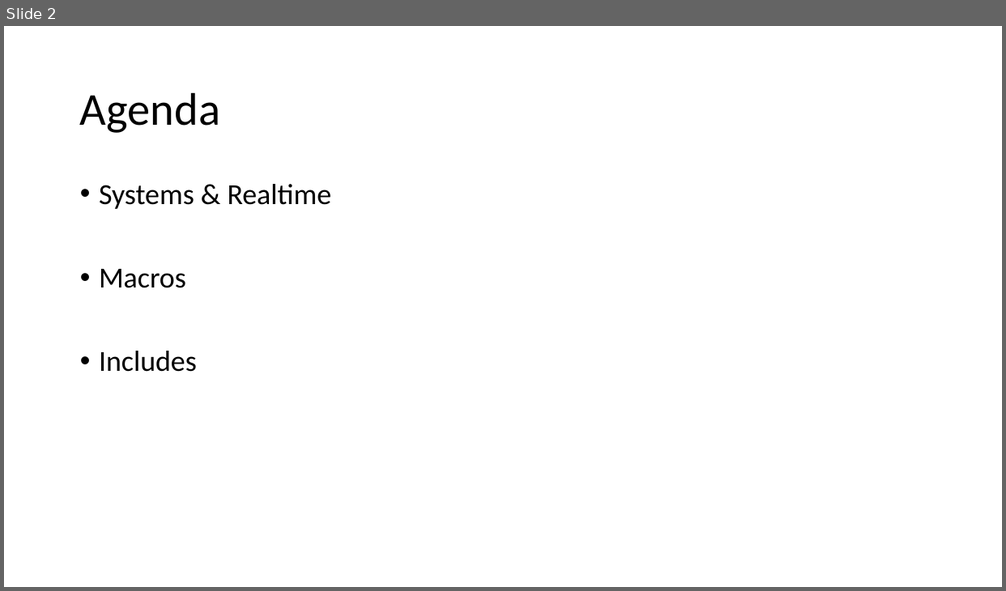
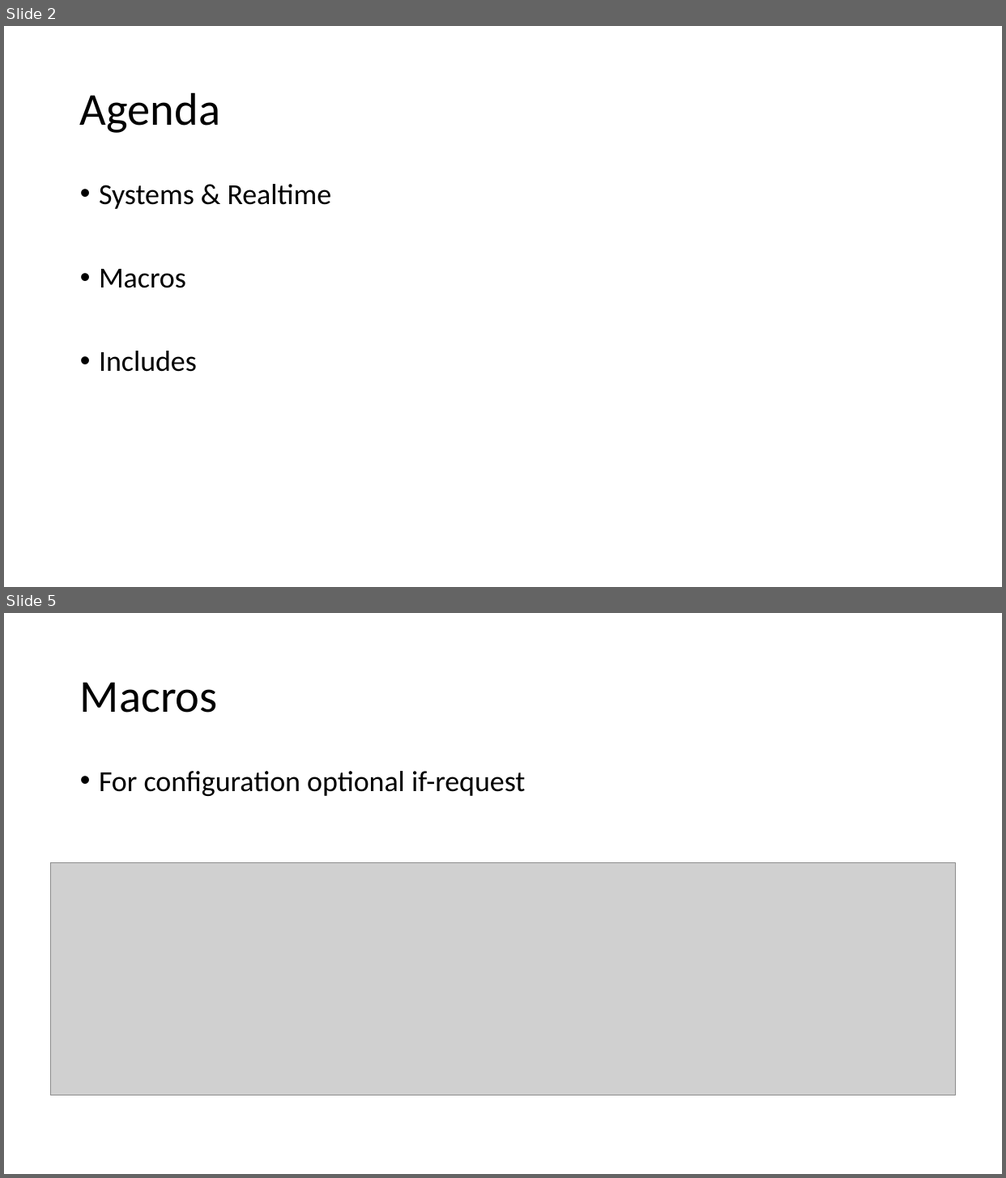
Before and after one commit to tametry/Team9, a slide deck: Recap/Recap SW2 Yves.pptx. Shown one above the other, each under a label of ours: slide 2 before the commit, slides 2 and 5 after it; the slides between them are not shown. The pictures are 1006x591 and 1006x1178 pixels, drawn with LibreOffice and Linux fonts; fonts in the diff are those of the drawing; grey boxes stand for pictures. Boxes give left, top, right and bottom in pixels: in the first picture for what was removed or moved away, otherwise in the second. Text is boxed around its words. In the diff, an @@ line names an element or a change of style, - is before the commit and + after.

```diff
--- a/Recap/Recap SW2 Yves.pptx
+++ b/Recap/Recap SW2 Yves.pptx
@@ slide 5 added at box(4, 613, 1002, 1174), background #FFFFFF @@
@@ title added at box(80, 682, 218, 713), 44 pt, text #000000 @@
+Macros
@@ text added at box(99, 771, 525, 796), 28 pt, text #000000 @@
+• For configuration optional if-request
@@ picture added at box(50, 863, 957, 1096) @@
```
Also in this commit, not shown: 7 other slides added, 3 slides removed, 1 other file.
